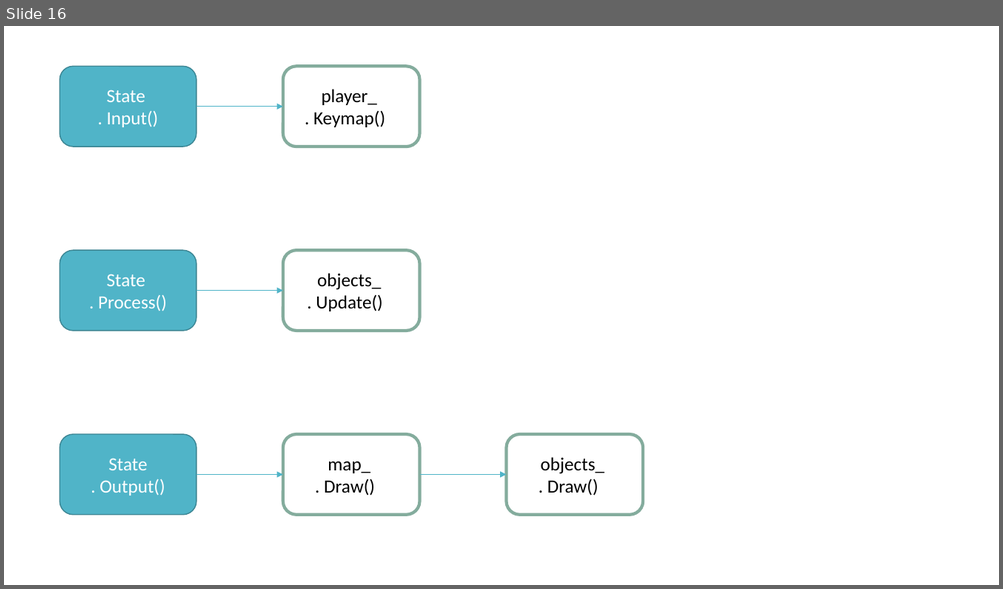
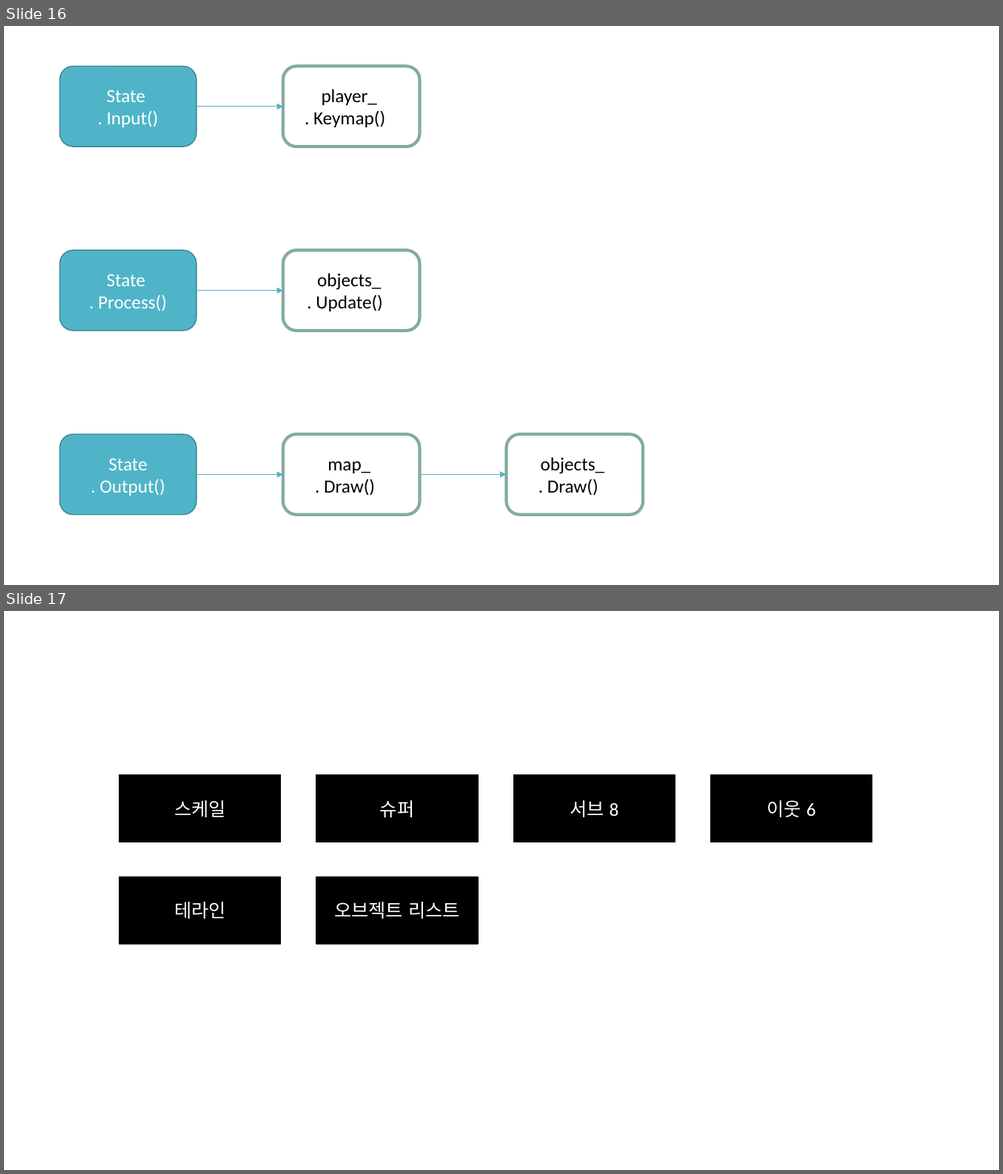
Before and after one commit to Niiok/inha_2021, a slide deck: RollBall/roll_ball.pptx. Shown one above the other, each under a label of ours: slide 16 before the commit, slides 16 and 17 after it. The pictures are 1003x589 and 1003x1174 pixels, drawn with LibreOffice and Linux fonts; fonts in the diff are those of the drawing. Boxes give left, top, right and bottom in pixels: in the first picture for what was removed or moved away, otherwise in the second. Text is boxed around its words. In the diff, an @@ line names an element or a change of style, - is before the commit and + after.

Commit message:
map file structure

```diff
--- a/RollBall/roll_ball.pptx
+++ b/RollBall/roll_ball.pptx
@@ slide 17 added at (x1=4, y1=611, x2=999, y2=1170), background #FFFFFF @@
@@ rectangle added at (x1=119, y1=775, x2=281, y2=843), fill #000000, outline #000000 1 pt, 18 pt, text #FFFFFF @@
+스케일
@@ rectangle added at (x1=316, y1=775, x2=478, y2=843), fill #000000, outline #000000 1 pt, 18 pt, text #FFFFFF @@
+슈퍼
@@ rectangle added at (x1=514, y1=775, x2=674, y2=843), fill #000000, outline #000000 1 pt, 18 pt, text #FFFFFF @@
+서브 8
@@ rectangle added at (x1=711, y1=775, x2=872, y2=843), fill #000000, outline #000000 1 pt, 18 pt, text #FFFFFF @@
+이웃 6
@@ rectangle added at (x1=119, y1=877, x2=281, y2=945), fill #000000, outline #000000 1 pt, 18 pt, text #FFFFFF @@
+테라인
@@ rectangle added at (x1=316, y1=877, x2=478, y2=945), fill #000000, outline #000000 1 pt, 18 pt, text #FFFFFF @@
+오브젝트 리스트
```
